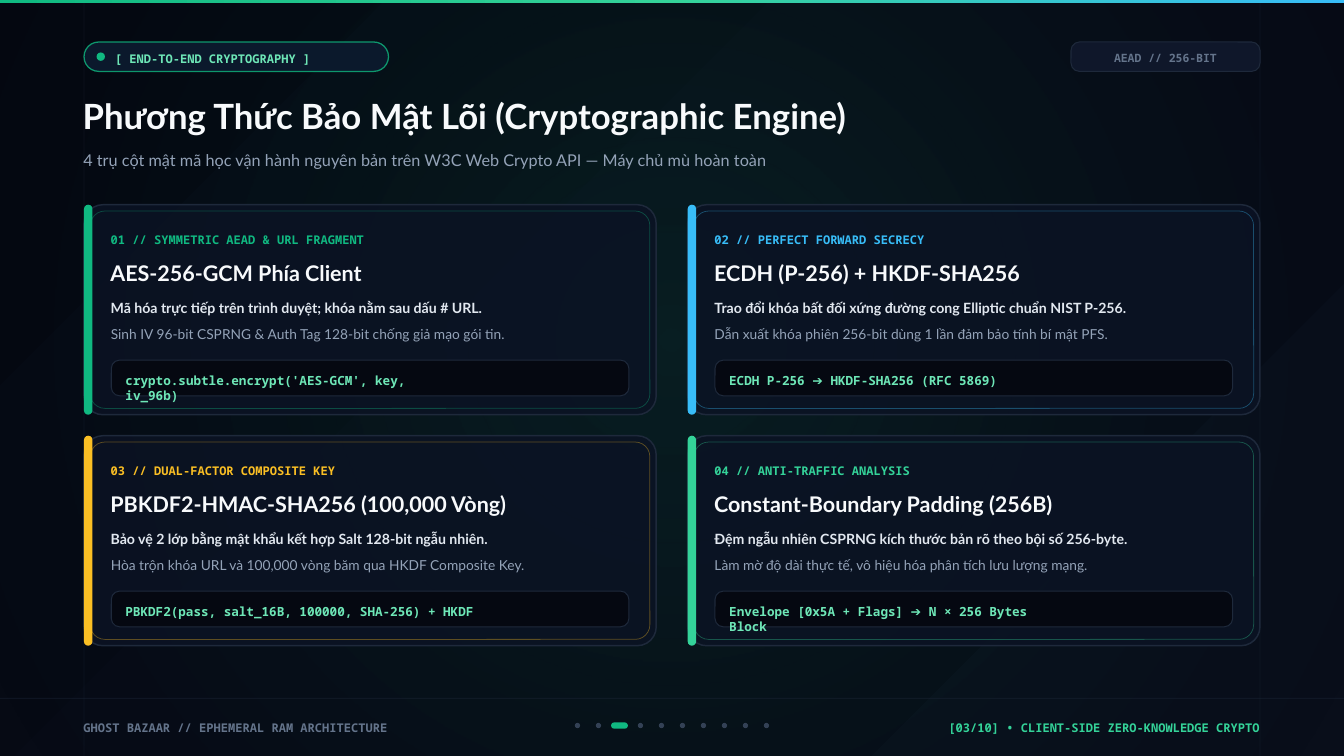
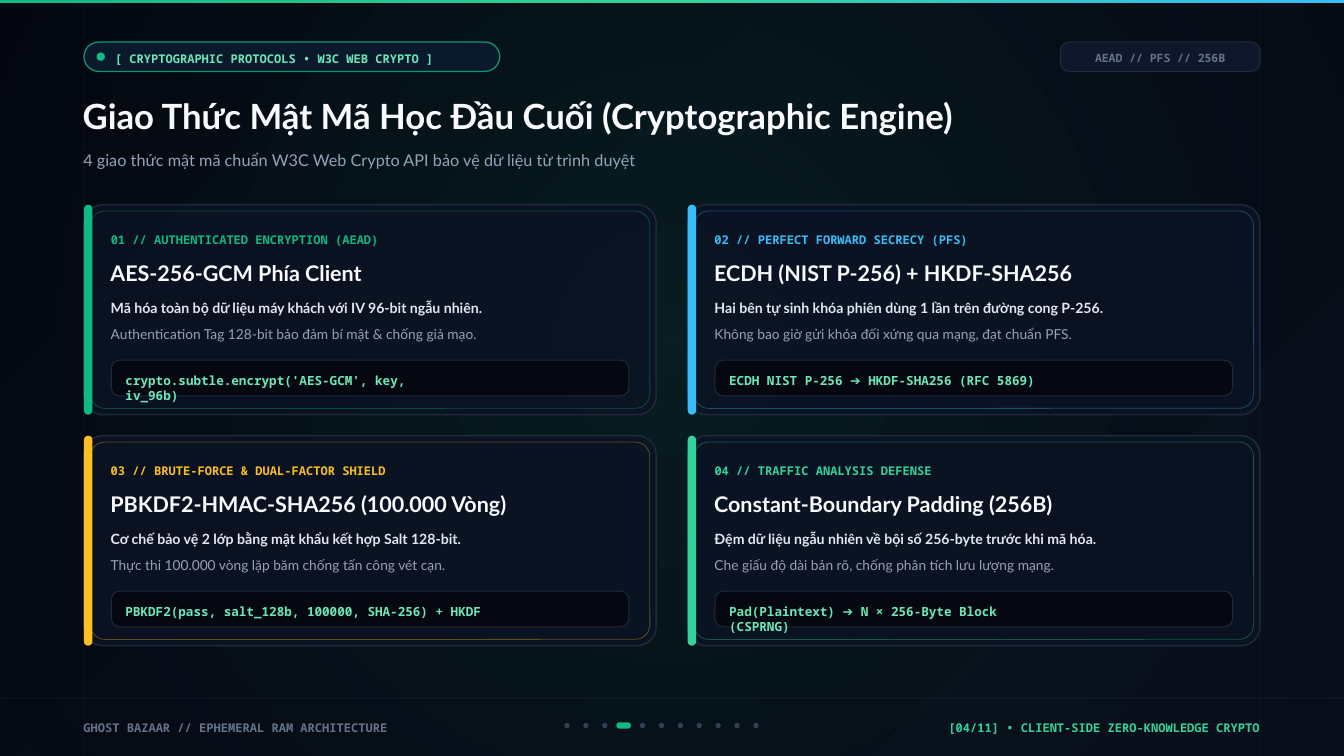
Before and after one commit to NgHuuPhu244/MQTT, a slide deck: slide 4 of Ghost_Bazaar_Presentation_Deck.pptx (slide 3 before the commit). Drawn at 1344x756 pixels with LibreOffice and Linux fonts; fonts in the diff are those of the drawing. Boxes give left, top, right and bottom in pixels: in the first picture for what was removed or moved away, otherwise in the second. Text is boxed around its words. In the diff, an @@ line names an element or a change of style, - is before the commit and + after.

Commit message:
feat(ppt): add 3-tier protocol architecture slide and sync communication/crypto/server security protocols

```diff
--- a/Ghost_Bazaar_Presentation_Deck.pptx
+++ b/Ghost_Bazaar_Presentation_Deck.pptx
@@ rounded rectangle: place and size @@
-rounded rectangle at box(84, 42, 388, 72)
+rounded rectangle at box(84, 42, 499, 72)
@@ text at box(129, 54, 418, 63): text changed @@
-[ END-TO-END CRYPTOGRAPHY ]
+[ CRYPTOGRAPHIC PROTOCOLS • W3C WEB CRYPTO ]
@@ rounded rectangle: place and size @@
-rounded rectangle at box(1071, 42, 1260, 72)
+rounded rectangle at box(1061, 42, 1260, 72)
@@ text at box(1095, 54, 1225, 62): text changed @@
-AEAD // 256-BIT
+AEAD // PFS // 256B
@@ text at box(83, 101, 952, 136): text changed @@
-Phương Thức Bảo Mật Lõi (Cryptographic Engine)
+Giao Thức Mật Mã Học Đầu Cuối (Cryptographic Engine)
@@ text at box(83, 153, 635, 169): text changed @@
-4 trụ cột mật mã học vận hành nguyên bản trên W3C Web Crypto API — Máy chủ mù hoàn toàn
+4 giao thức mật mã chuẩn W3C Web Crypto API bảo vệ dữ liệu từ trình duyệt
@@ text at box(111, 235, 378, 246): text changed @@
-01 // SYMMETRIC AEAD & URL FRAGMENT
+01 // AUTHENTICATED ENCRYPTION (AEAD)
@@ text at box(714, 235, 968, 246): text changed @@
-02 // PERFECT FORWARD SECRECY
+02 // PERFECT FORWARD SECRECY (PFS)
@@ text at box(714, 264, 1072, 284): text changed @@
-ECDH (P-256) + HKDF-SHA256
+ECDH (NIST P-256) + HKDF-SHA256
@@ text at box(111, 328, 476, 342): text changed @@
-Sinh IV 96-bit CSPRNG & Auth Tag 128-bit chống giả mạo gói tin.
+Authentication Tag 128-bit bảo đảm bí mật & chống giả mạo.
@@ text at box(111, 301, 482, 316): text changed @@
-Mã hóa trực tiếp trên trình duyệt; khóa nằm sau dấu # URL.
+Mã hóa toàn bộ dữ liệu máy khách với IV 96-bit ngẫu nhiên.
@@ text at box(714, 301, 1103, 316): text changed @@
-Trao đổi khóa bất đối xứng đường cong Elliptic chuẩn NIST P-256.
+Hai bên tự sinh khóa phiên dùng 1 lần trên đường cong P-256.
@@ text at box(714, 328, 1072, 342): text changed @@
-Dẫn xuất khóa phiên 256-bit dùng 1 lần đảm bảo tính bí mật PFS.
+Không bao giờ gửi khóa đối xứng qua mạng, đạt chuẩn PFS.
@@ text at box(729, 376, 1035, 387): text changed @@
-ECDH P-256 ➔ HKDF-SHA256 (RFC 5869)
+ECDH NIST P-256 ➔ HKDF-SHA256 (RFC 5869)
@@ text at box(111, 466, 385, 475): text changed @@
-03 // DUAL-FACTOR COMPOSITE KEY
+03 // BRUTE-FORCE & DUAL-FACTOR SHIELD
@@ text at box(715, 466, 932, 475): text changed @@
-04 // ANTI-TRAFFIC ANALYSIS
+04 // TRAFFIC ANALYSIS DEFENSE
@@ text at box(110, 495, 506, 516): text changed @@
-PBKDF2-HMAC-SHA256 (100,000 Vòng)
+PBKDF2-HMAC-SHA256 (100.000 Vòng)
@@ text at box(111, 532, 461, 547): text changed @@
-Bảo vệ 2 lớp bằng mật khẩu kết hợp Salt 128-bit ngẫu nhiên.
+Cơ chế bảo vệ 2 lớp bằng mật khẩu kết hợp Salt 128-bit.
@@ text at box(714, 532, 1097, 547): text changed @@
-Đệm ngẫu nhiên CSPRNG kích thước bản rõ theo bội số 256-byte.
+Đệm dữ liệu ngẫu nhiên về bội số 256-byte trước khi mã hóa.
@@ text at box(111, 559, 445, 573): text changed @@
-Hòa trộn khóa URL và 100,000 vòng băm qua HKDF Composite Key.
+Thực thi 100.000 vòng lặp băm chống tấn công vét cạn.
@@ text at box(714, 559, 1054, 573): text changed @@
-Làm mờ độ dài thực tế, vô hiệu hóa phân tích lưu lượng mạng.
+Che giấu độ dài bản rõ, chống phân tích lưu lượng mạng.
@@ text at box(125, 606, 481, 619): text changed @@
-PBKDF2(pass, salt_16B, 100000, SHA-256) + HKDF
+PBKDF2(pass, salt_128b, 100000, SHA-256) + HKDF
@@ text at box(729, 606, 997, 633): text changed @@
-Envelope [0x5A + Flags] ➔ N × 256 Bytes Block
+Pad(Plaintext) ➔ N × 256-Byte Block (CSPRNG)
@@ ellipse: place and size @@
-ellipse at box(575, 723, 580, 728)
+ellipse at box(565, 723, 570, 728)
@@ ellipse: place and size @@
-ellipse at box(596, 723, 601, 728)
+ellipse at box(584, 723, 589, 728)
@@ ellipse added at box(602, 723, 607, 728), fill #334155 @@
@@ rounded rectangle: place and size @@
-rounded rectangle at box(611, 723, 628, 729)
+rounded rectangle at box(616, 723, 631, 729)
@@ 3 ellipses: place and size @@
-3 ellipses at box(701, 723, 748, 728)
+3 ellipses at box(678, 723, 721, 728)
@@ ellipse: place and size @@
-ellipse at box(764, 723, 769, 728)
+ellipse at box(735, 723, 740, 728)
@@ ellipse: place and size @@
-ellipse at box(680, 723, 685, 728)
+ellipse at box(753, 723, 758, 728)
@@ text at box(948, 723, 1259, 734): text changed @@
-[03/10] • CLIENT-SIDE ZERO-KNOWLEDGE CRYPTO
+[04/11] • CLIENT-SIDE ZERO-KNOWLEDGE CRYPTO
```
Also in this commit, not shown: 8 other slides changed, 2 slides added, 1 slide removed, 1 other file.
